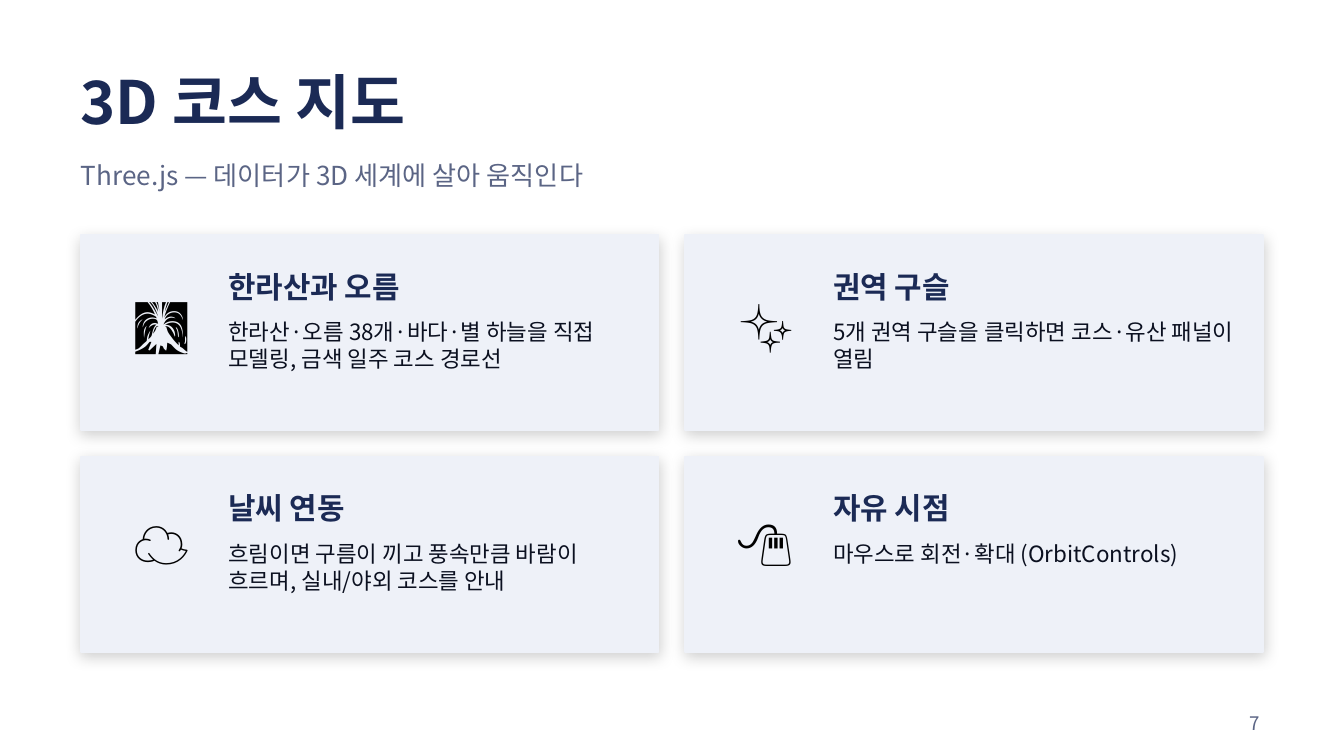
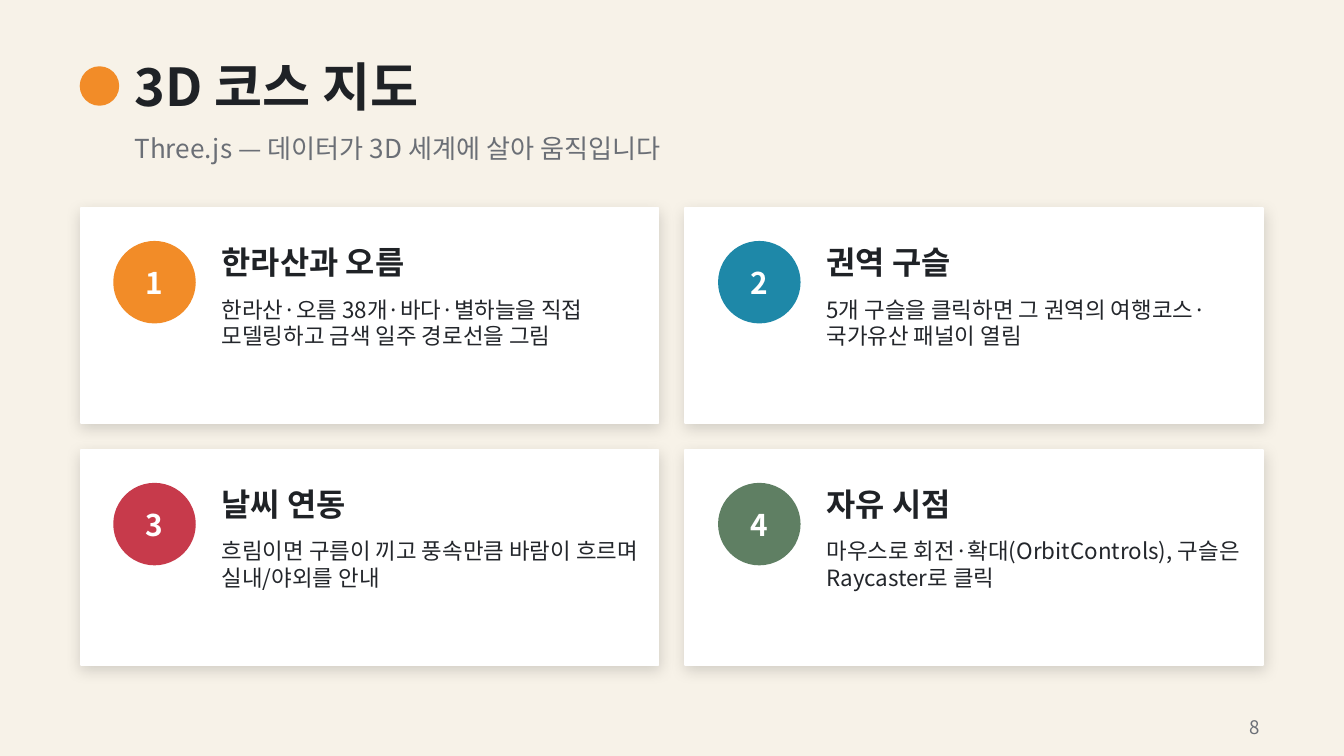
Before and after one commit to knh1992826-source/study2, a slide deck: slide 8 of docs/김예현_발표자료.pptx (slide 7 before the commit). Drawn at 1344x756 pixels with LibreOffice and Linux fonts; fonts in the diff are those of the drawing. Boxes give left, top, right and bottom in pixels: in the first picture for what was removed or moved away, otherwise in the second. Text is boxed around its words. In the diff, an @@ line names an element or a change of style, - is before the commit and + after.

```diff
--- a/docs/김예현_발표자료.pptx
+++ b/docs/김예현_발표자료.pptx
@@ background #FFFFFF to #F7F2E8 @@
@@ text "3D 코스 지도": place and size @@
-text "3D 코스 지도" at <box>81,74,406,130</box>
+text "3D 코스 지도" at <box>134,62,418,111</box>
@@ text "3D 코스 지도" at <box>134,62,418,111</box>: size 32 to 28 pt, text colour #1B2A55 to #1F2226 @@
@@ ellipse added at <box>81,67,118,105</box>, fill #F28C28, outline #F28C28 1 pt @@
@@ text at <box>134,136,661,165</box>: text changed; text colour #5B6585 to #6B6F76 @@
-Three.js — 데이터가 3D 세계에 살아 움직인다
+Three.js — 데이터가 3D 세계에 살아 움직입니다
@@ rectangle: place and size @@
-rectangle at <box>81,235,659,430</box>
+rectangle at <box>81,208,659,423</box>
@@ fill #EEF1F8 to #FFFFFF; outline #EEF1F8 1 pt to #FFFFFF 1 pt; shadow changed in 4 elements at <box>81,450,659,665</box>, <box>685,450,1263,665</box>, <box>81,208,659,423</box>, <box>685,208,1263,423</box> @@
@@ rectangle: place and size @@
-rectangle at <box>685,235,1263,430</box>
+rectangle at <box>685,208,1263,423</box>
@@ text "한라산과 오름": place and size @@
-text "한라산과 오름" at <box>228,273,400,301</box>
+text "한라산과 오름" at <box>222,247,404,277</box>
@@ size 16 to 17 pt, text colour #1B2A55 to #1F2226 in 4 elements at <box>222,489,345,519</box>, <box>827,489,950,519</box>, <box>222,247,404,277</box>, <box>827,247,950,277</box> @@
@@ text "권역 구슬": place and size @@
-text "권역 구슬" at <box>833,273,950,301</box>
+text "권역 구슬" at <box>827,247,950,277</box>
@@ text removed at <box>108,269,215,376</box> @@
-🌋
@@ ellipse added at <box>114,242,195,323</box>, fill #F28C28, outline #F28C28 1 pt @@
@@ text removed at <box>712,269,820,376</box> @@
-✨
@@ ellipse added at <box>719,242,800,323</box>, fill #1E88A8, outline #1E88A8 1 pt @@
@@ text added at <box>146,272,164,294</box>, 16 pt, text #FFFFFF, bold @@
+1
@@ text at <box>222,299,582,346</box>: text changed; text colour #0B1020 to #23262B @@
-한라산·오름 38개·바다·별 하늘을 직접 모델링, 금색 일주 코스 경로선
+한라산·오름 38개·바다·별하늘을 직접 모델링하고 금색 일주 경로선을 그림
@@ text added at <box>751,271,769,294</box>, 16 pt, text #FFFFFF, bold @@
+2
@@ text at <box>827,299,1206,346</box>: text changed; text colour #0B1020 to #23262B @@
-5개 권역 구슬을 클릭하면 코스·유산 패널이 열림
+5개 구슬을 클릭하면 그 권역의 여행코스·국가유산 패널이 열림
@@ rectangle: place and size @@
-rectangle at <box>81,457,659,652</box>
+rectangle at <box>81,450,659,665</box>
@@ rectangle: place and size @@
-rectangle at <box>685,457,1263,652</box>
+rectangle at <box>685,450,1263,665</box>
@@ text removed at <box>108,491,215,598</box> @@
-☁
@@ ellipse added at <box>114,484,195,564</box>, fill #C73A4B, outline #C73A4B 1 pt @@
@@ text removed at <box>712,491,820,598</box> @@
-🖱
@@ ellipse added at <box>719,484,800,564</box>, fill #5F7F63, outline #5F7F63 1 pt @@
@@ text added at <box>146,513,164,537</box>, 16 pt, text #FFFFFF, bold @@
+3
@@ text added at <box>751,514,769,536</box>, 16 pt, text #FFFFFF, bold @@
+4
@@ text at <box>222,540,638,590</box>: text changed; text colour #0B1020 to #23262B @@
-흐림이면 구름이 끼고 풍속만큼 바람이 흐르며, 실내/야외 코스를 안내
+흐림이면 구름이 끼고 풍속만큼 바람이 흐르며 실내/야외를 안내
@@ text at <box>827,540,1240,591</box>: text changed; text colour #0B1020 to #23262B @@
-마우스로 회전·확대 (OrbitControls)
+마우스로 회전·확대(OrbitControls), 구슬은 Raycaster로 클릭
@@ page number removed at <box>1250,716,1260,730</box> @@
-7
@@ page number added at <box>1250,720,1260,734</box>, 10 pt, text #6B6F76 @@
+8
```
Also in this commit, not shown: 9 other slides changed, 5 slides added, 1 other file.
